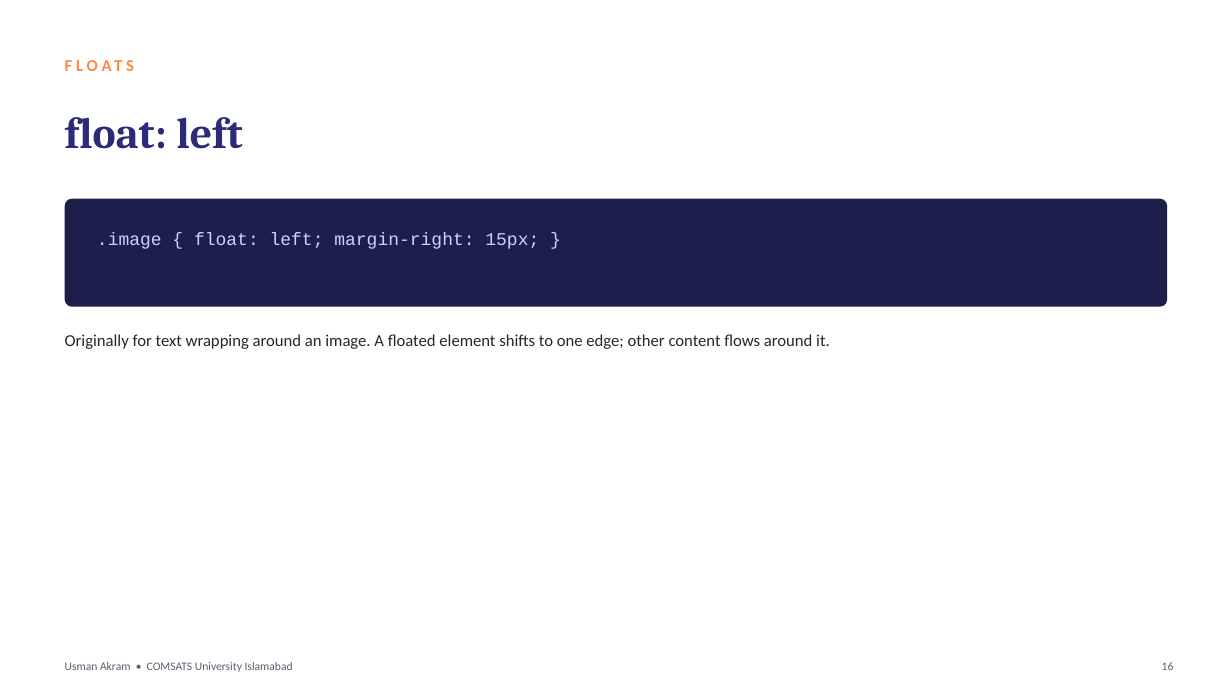
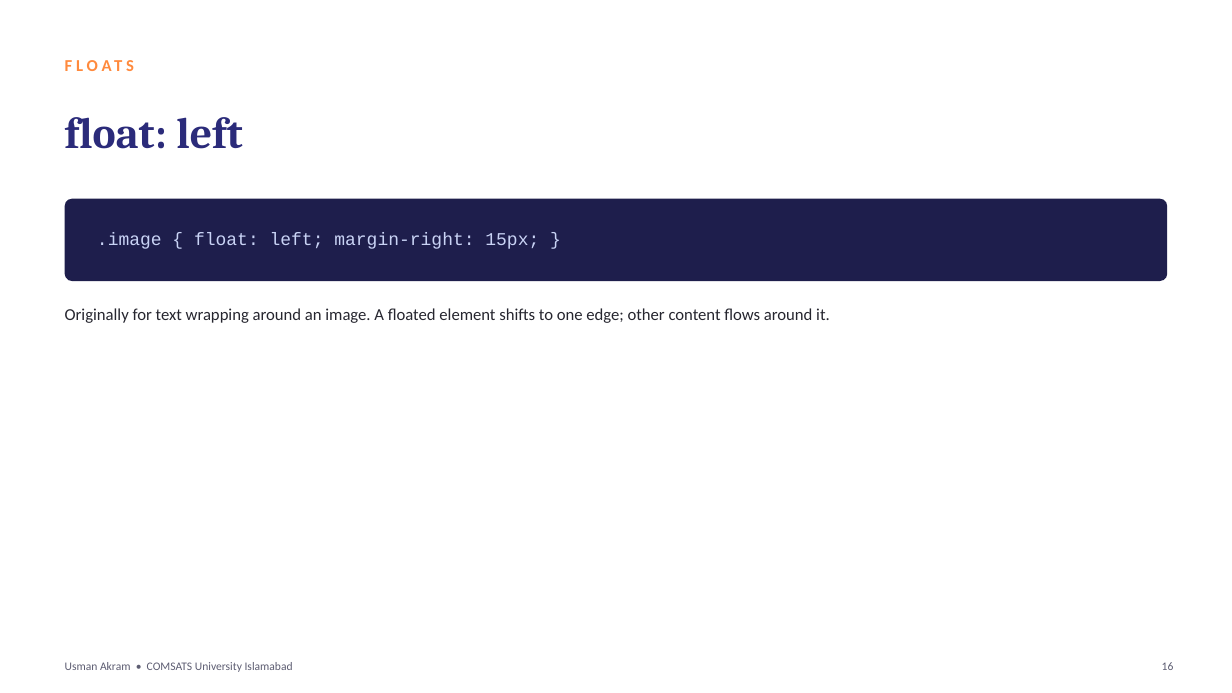
Before and after one commit to mua22/mern-web-book, a slide deck: slide 16 of slides/CSC336-Lecture-07-CSS-Positioning-and-Stacking.pptx. Drawn at 1232x693 pixels with LibreOffice and Linux fonts; fonts in the diff are those of the drawing. Boxes give left, top, right and bottom in pixels: in the first picture for what was removed or moved away, otherwise in the second. Text is boxed around its words. In the diff, an @@ line names an element or a change of style, - is before the commit and + after.

```diff
--- a/slides/CSC336-Lecture-07-CSS-Positioning-and-Stacking.pptx
+++ b/slides/CSC336-Lecture-07-CSS-Positioning-and-Stacking.pptx
@@ rounded rectangle: place and size @@
-rounded rectangle at (65,199,1167,307)
+rounded rectangle at (65,199,1167,281)
@@ rounded rectangle at (65,199,1167,281): proportions changed @@
@@ text "Originally for text wrapping around ...": place and size @@
-text "Originally for text wrapping around ..." at (65,334,830,349)
+text "Originally for text wrapping around ..." at (65,308,830,323)
```
Also in this commit, not shown: 13 other slides changed, 2 other files.
